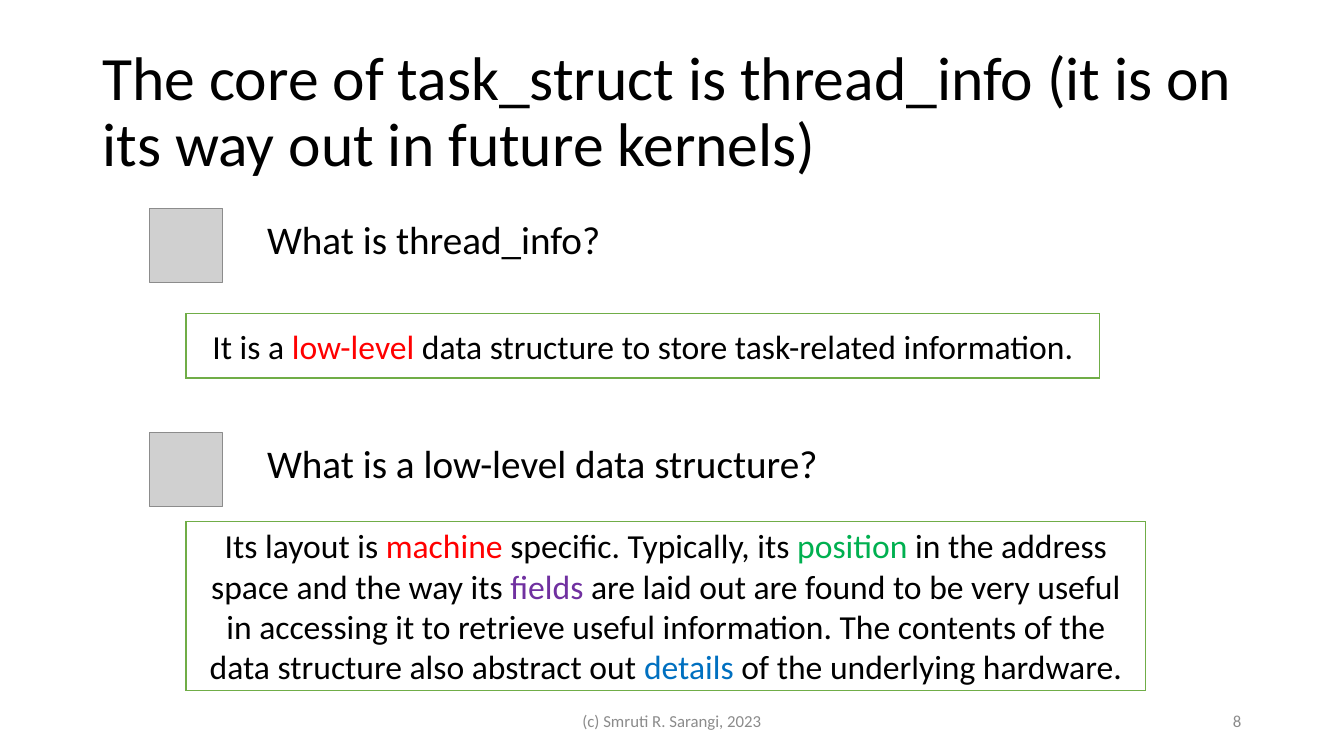
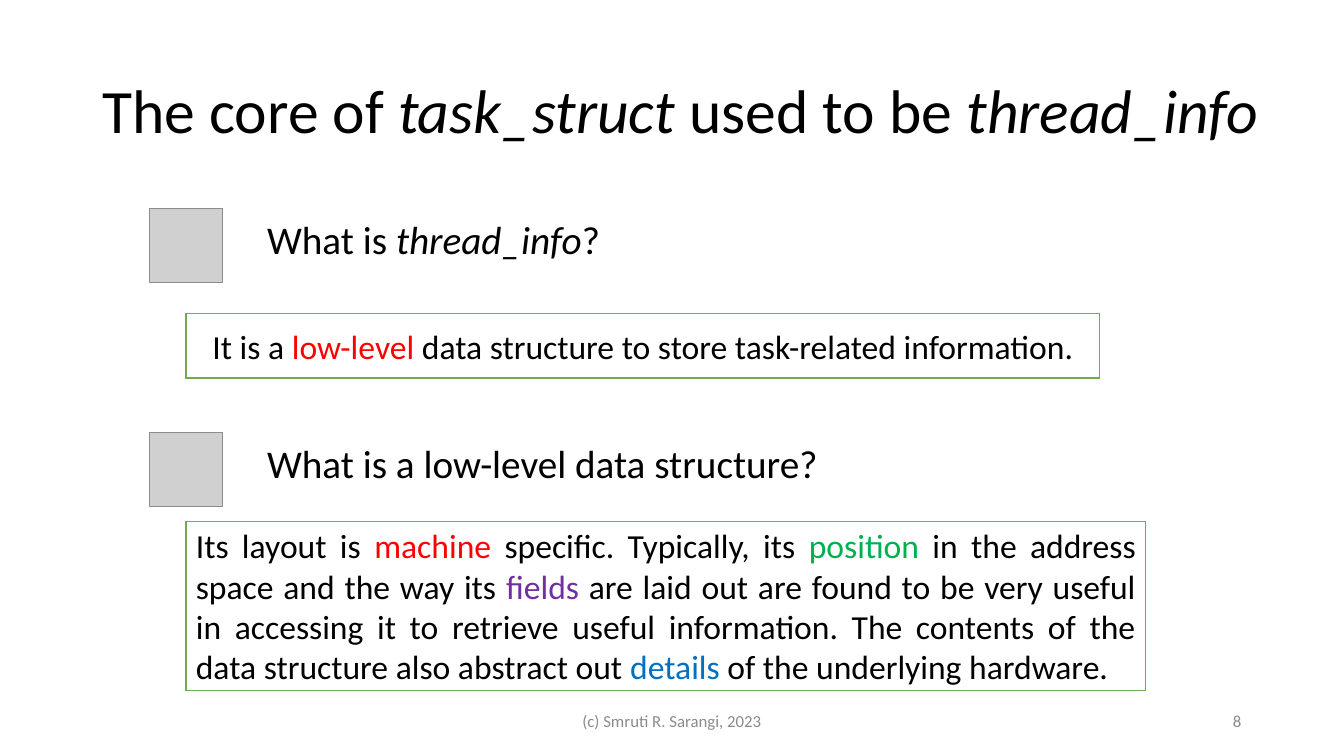
Before and after one commit to srsarangi/srsarangi.github.io, a slide deck: slide 8 of osbook/slides/3.processes.pptx. Drawn at 1344x756 pixels with LibreOffice and Linux fonts; fonts in the diff are those of the drawing; grey boxes stand for pictures. Boxes give left, top, right and bottom in pixels: in the first picture for what was removed or moved away, otherwise in the second. Text is boxed around its words. In the diff, an @@ line names an element or a change of style, - is before the commit and + after.

```diff
--- a/osbook/slides/3.processes.pptx
+++ b/osbook/slides/3.processes.pptx
@@ title at <box>102,90,1258,142</box>: text changed; italic on @@
-The core of task_struct is thread_info (it is on its way out in future kernels)
+The core of task_struct used to be thread_info
@@ text "What is thread_info?" at <box>267,226,600,260</box>: italic on in "thread_info?" @@
@@ rectangle "Its layout is machine specific. ..." at <box>186,521,1145,691</box>: alignment centre to justified @@
```
Also in this commit, not shown: 24 other slides changed, 4 slides added, 1 slide removed, 6 other files.
